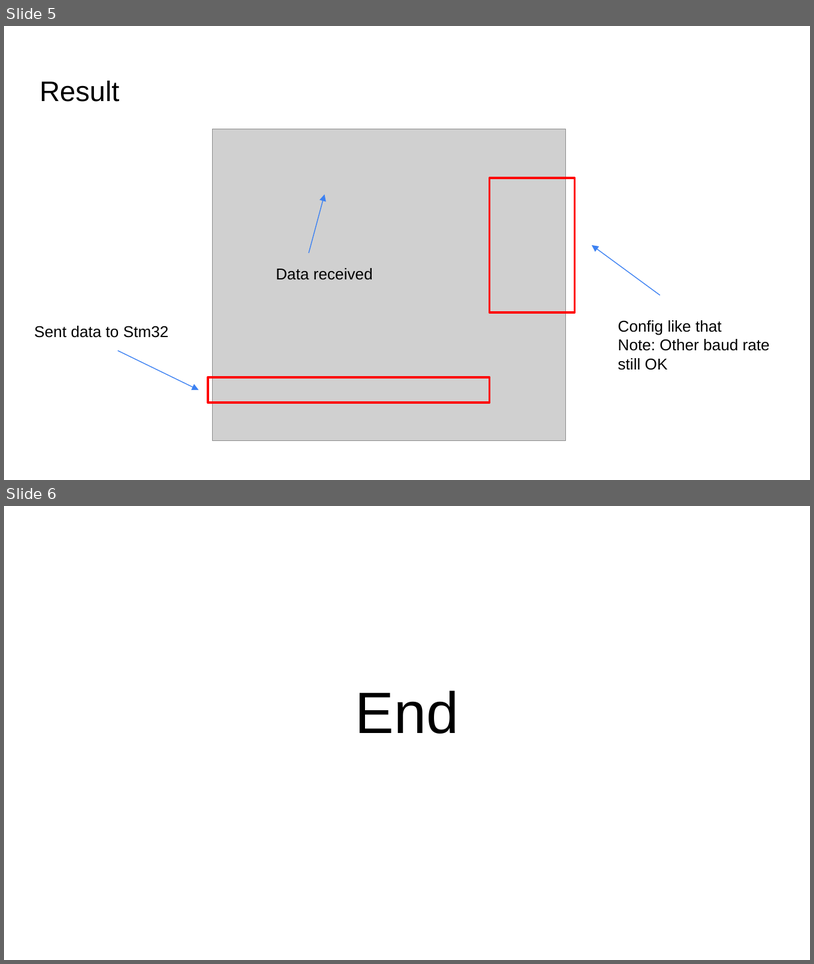
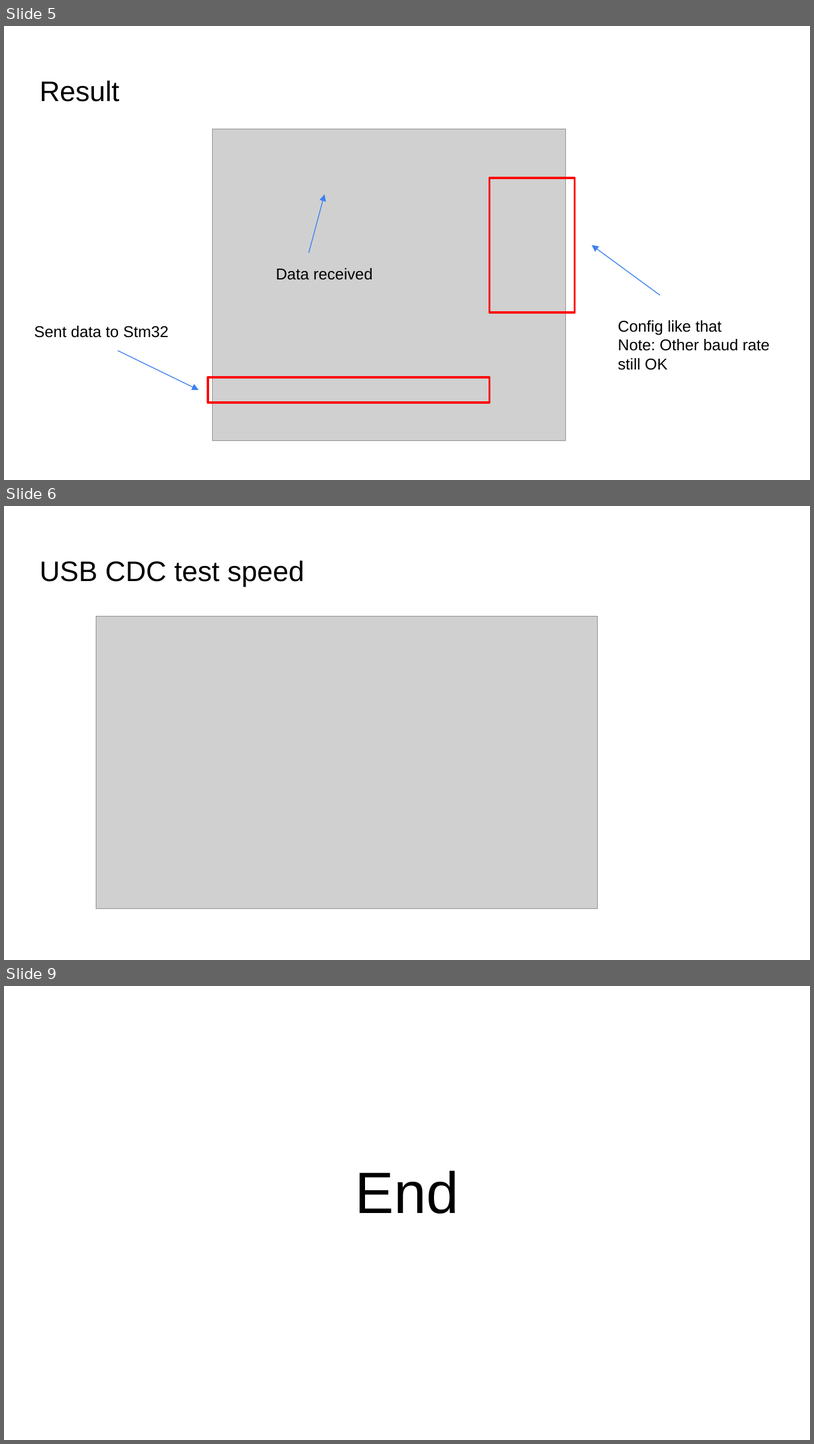
Before and after one commit to lequangthinhhaui/USB_CDC, a slide deck: note.pptx. Shown one above the other, each under a label of ours: slides 5 and 6 before the commit, slides 5, 6 and 9 after it; the slides between them are not shown. The pictures are 814x964 and 814x1444 pixels, drawn with LibreOffice and Linux fonts; fonts in the diff are those of the drawing; grey boxes stand for pictures. Boxes give left, top, right and bottom in pixels: in the first picture for what was removed or moved away, otherwise in the second. Text is boxed around its words. In the diff, an @@ line names an element or a change of style, - is before the commit and + after.

```diff
--- a/note.pptx
+++ b/note.pptx
@@ slide 6 added at <box>4,506,810,960</box>, background #FFFFFF @@
@@ title added at <box>39,561,305,586</box>, 25.2 pt, text #000000 @@
+USB CDC test speed
@@ picture added at <box>96,616,597,907</box> @@
@@ what was slide 6 is now slide 9 @@
```
Also in this commit, not shown: 2 other slides added, 42 other files.
